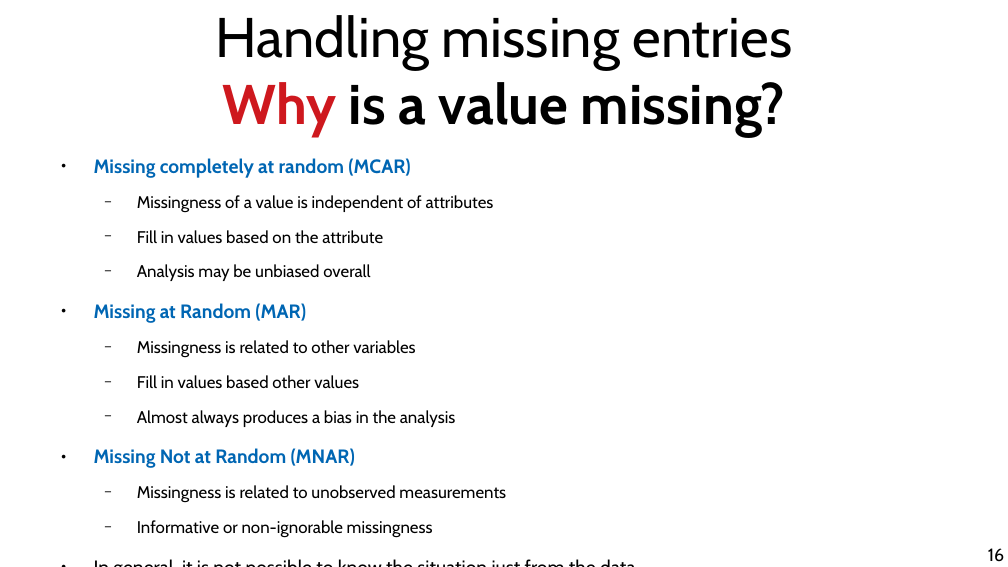
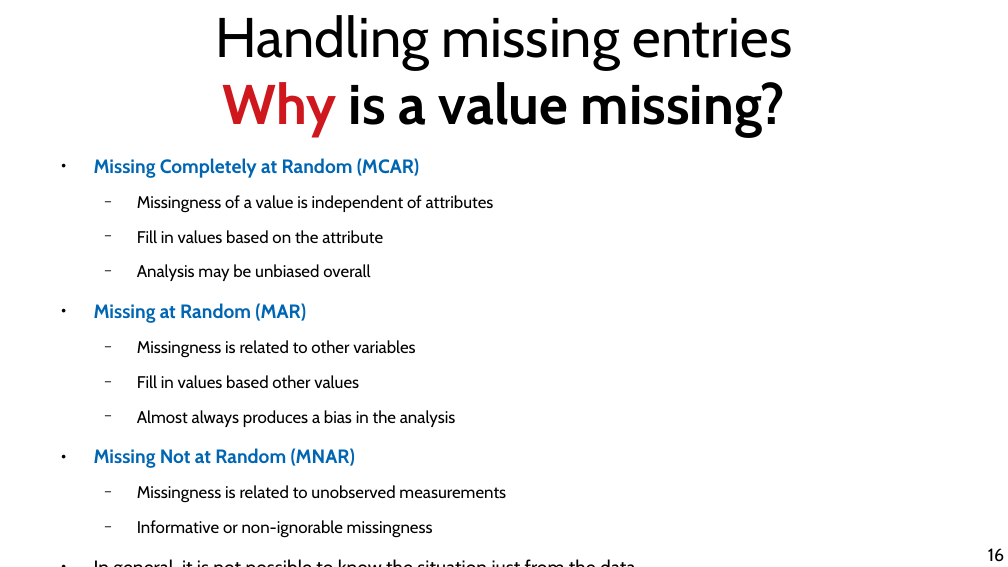
Before and after one commit to chatox/data-mining-course, a slide deck: slide 16 of theory/odp/tt04_integration_cleaning.odp. Drawn at 1008x567 pixels with LibreOffice and Linux fonts; fonts in the diff are those of the drawing. Boxes give left, top, right and bottom in pixels: in the first picture for what was removed or moved away, otherwise in the second. Text is boxed around its words. In the diff, an @@ line names an element or a change of style, - is before the commit and + after.

```diff
--- a/theory/odp/tt04_integration_cleaning.odp
+++ b/theory/odp/tt04_integration_cleaning.odp
@@ text at box(94, 158, 419, 178): text changed @@
-● Missing completely at random (MCAR)
+● Missing Completely at Random (MCAR)
```
Also in this commit, not shown: 5 other files.
